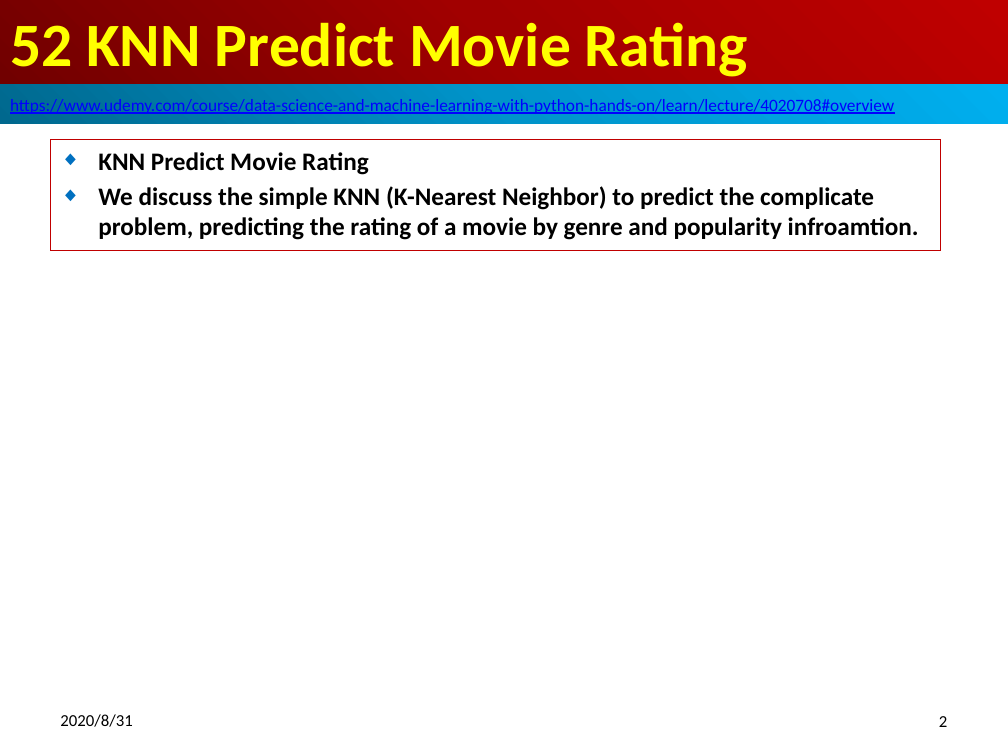
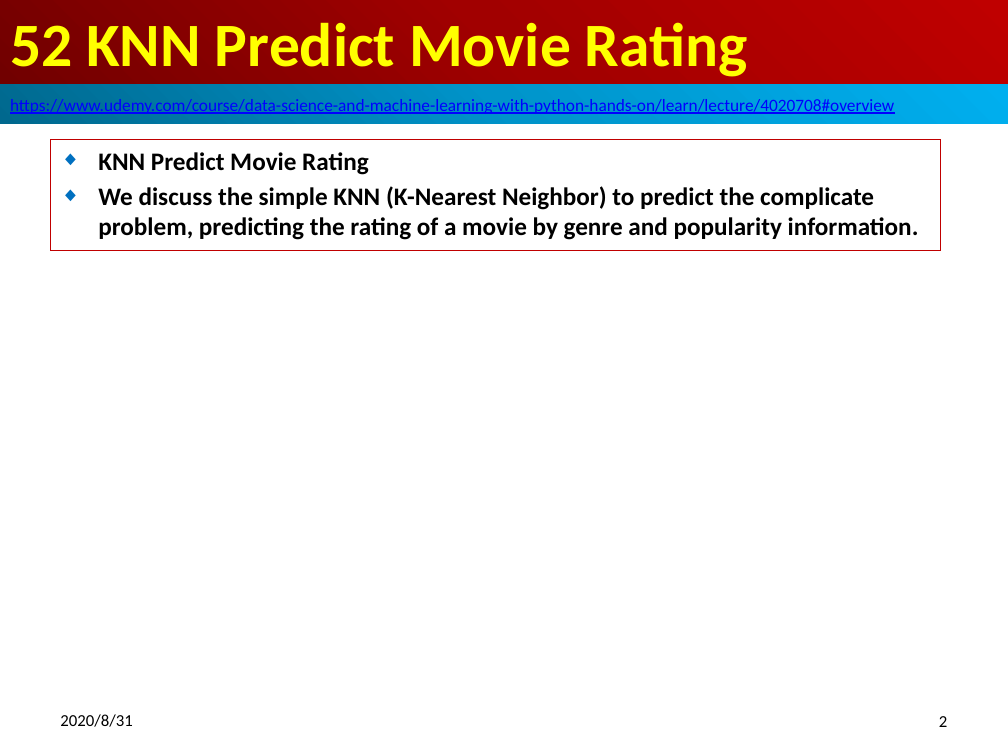
Before and after one commit to peterhchen/900_Python_ML_DS_DL, a slide deck: slide 2 of 052_KNNPredictMovieRating.pptx. Drawn at 1008x756 pixels with LibreOffice and Linux fonts; fonts in the diff are those of the drawing. Boxes give left, top, right and bottom in pixels: in the first picture for what was removed or moved away, otherwise in the second. Text is boxed around its words. In the diff, an @@ line names an element or a change of style, - is before the commit and + after.

```diff
--- a/052_KNNPredictMovieRating.pptx
+++ b/052_KNNPredictMovieRating.pptx
@@ subtitle at box(98, 186, 919, 240): text changed @@
-◆ We discuss the simple KNN (K-Nearest Neighbor) to predict the complicate problem, predicting the rating of a movie by genre and popularity infroamtion.
+◆ We discuss the simple KNN (K-Nearest Neighbor) to predict the complicate problem, predicting the rating of a movie by genre and popularity information.
```
